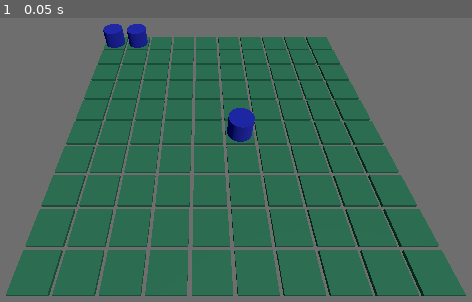
Above: before the commit, frame 1.
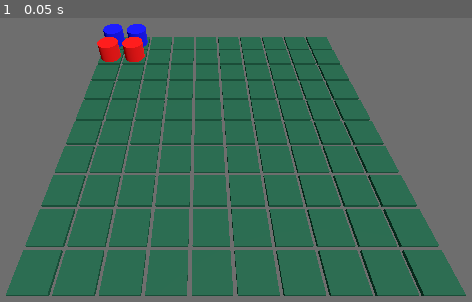
Above: after the commit, the same moment.

Repository: pablogeokar/godot4-combatentes-3d
Game: Godot game, scene res://main.tscn
Same seed, same stepped clock (60 frames per second), same inputs: the game is played once before the commit and once after it.
Inputs:
- Up to frame 1 (0.05 s): no input

The runs differ from the first frame. In frame 1, 1.7% of the frame differs, in the area x 20-55%, y 2-44%.

Commit message:
criando a mecânica de ataque

Diff:
--- a/main.gd
+++ b/main.gd
@@ -10,9 +10,14 @@
 
 func _ready():
 	gerar_tabuleiro()
-	criar_peca(0, 0)
-	criar_peca(1, 0)
-	criar_peca(5, 5)
+
+	# Criar Time AZUL (0) em baixo
+	criar_peca(0, 0, 0)
+	criar_peca(1, 0, 0)
+
+	# Criar Time VERMELHO (1) perto para testar combate
+	criar_peca(1, 1, 1) # Vizinho diagonal (não pode atacar)
+	criar_peca(0, 1, 1) # Vizinho frente (pode atacar)
 
 func gerar_tabuleiro():
 	for x in range(tamanho_grid):
@@ -28,23 +33,63 @@
 			novo_tile.tile_clicado.connect(_on_tile_clicado)
 			add_child(novo_tile)
 
-func criar_peca(x_logico, z_logico):
+func criar_peca(x_logico, z_logico, time):
 	var nova_peca = peca_scene.instantiate()
+
+	# Passamos o time para a peça ANTES de adicionar à árvore
+	nova_peca.time_id = time
+	nova_peca.coord_grid_atual = Vector2i(x_logico, z_logico)
+
+	# Posiciona
 	nova_peca.position = Vector3(x_logico * espaco_entre_tiles, 0, z_logico * espaco_entre_tiles)
-
-	# NOVO: Ensinamos à peça onde ela nasceu
-	nova_peca.coord_grid_atual = Vector2i(x_logico, z_logico)
 
 	nova_peca.peca_clicada.connect(_on_peca_clicada)
 	add_child(nova_peca)
 
 # --- LÓGICA DO JOGO ---
 
-func _on_peca_clicada(peca_que_foi_clicada):
-	print("Selecionei peça em: ", peca_que_foi_clicada.coord_grid_atual)
-	peca_selecionada = peca_que_foi_clicada
+func _on_peca_clicada(peca_alvo):
+	# CASO 1: Não tenho nenhuma peça selecionada. Vou selecionar esta.
+	if peca_selecionada == null:
+		if peca_alvo.time_id == 0: # Vamos fingir que somos o Jogador Azul por enquanto
+			print("Selecionei minha peça azul em: ", peca_alvo.coord_grid_atual)
+			peca_selecionada = peca_alvo
+		else:
+			print("Não posso selecionar a peça inimiga!")
+		return
 
-# No script Main.gd
+	# CASO 2: Já tenho uma peça selecionada e cliquei em outra peça.
+
+	# Se cliquei numa peça do MEU time, eu troco a seleção.
+	if peca_alvo.time_id == peca_selecionada.time_id:
+		print("Troquei de peça.")
+		peca_selecionada = peca_alvo
+
+	# Se cliquei num INIMIGO... COMBATE!
+	else:
+		tentar_atacar(peca_alvo)
+
+func tentar_atacar(inimigo):
+	var coord_origem = peca_selecionada.coord_grid_atual
+	var coord_destino = inimigo.coord_grid_atual
+
+	# Regra de Distância (igual ao movimento, só pode atacar vizinho)
+	var distancia = abs(coord_origem.x - coord_destino.x) + abs(coord_origem.y - coord_destino.y)
+
+	if distancia == 1:
+		print("ATAQUE VÁLIDO! Eliminando inimigo...")
+
+		# 1. Movemos visualmente nossa peça para cima do inimigo
+		mover_peca_com_animacao(peca_selecionada, inimigo.position)
+		peca_selecionada.coord_grid_atual = coord_destino
+
+		# 2. Destruímos a peça inimiga (queue_free é o comando para matar nós)
+		inimigo.queue_free()
+
+		# 3. Limpa seleção
+		peca_selecionada = null
+	else:
+		print("Inimigo muito longe para atacar!")
 
 func _on_tile_clicado(coord_destino: Vector2i, posicao_mundo_destino: Vector3):
 	if peca_selecionada == null:
--- a/main.tscn
+++ b/main.tscn
@@ -15,7 +15,7 @@
 peca_scene = ExtResource("3_h2yge")
 
 [node name="DirectionalLight3D" type="DirectionalLight3D" parent="."]
-transform = Transform3D(0.70710677, -0.61237246, 0.35355335, 0, 0.49999997, 0.86602545, -0.70710677, -0.61237246, 0.35355335, 2.8412523, 18.510332, 5.928292)
+transform = Transform3D(0.7071068, -0.61237246, 0.35355338, 0, 0.49999997, 0.86602545, -0.7071068, -0.61237246, 0.35355338, 2.8412523, 12.171522, 5.928292)
 
 [node name="Camera3D" type="Camera3D" parent="."]
 transform = Transform3D(1, 0, 0, 0, 0.7071068, 0.7071068, 0, -0.7071068, 0.7071068, 7.483034, 15, 21.777447)
--- a/peca.gd
+++ b/peca.gd
@@ -2,10 +2,26 @@
 
 signal peca_clicada(esta_peca)
 
-# NOVO: A peça sabe onde está no tabuleiro lógico
 var coord_grid_atual: Vector2i
+
+# NOVO: Identificador do time (0 = Azul, 1 = Vermelho)
+var time_id: int = 0
+
+func _ready():
+	# Assim que a peça nasce, definimos a cor dela baseada no time
+	pintar_time()
 
 func _input_event(camera, event, position, normal, shape_idx):
 	if event is InputEventMouseButton and event.pressed and event.button_index == MOUSE_BUTTON_LEFT:
-		print("Cliquei na peça na coordenada: ", coord_grid_atual)
 		peca_clicada.emit(self)
+
+func pintar_time():
+	var mesh = $MeshInstance3D
+	var material = StandardMaterial3D.new()
+
+	if time_id == 0:
+		material.albedo_color = Color(0, 0, 1) # Azul
+	else:
+		material.albedo_color = Color(1, 0, 0) # Vermelho
+
+	mesh.set_surface_override_material(0, material)
